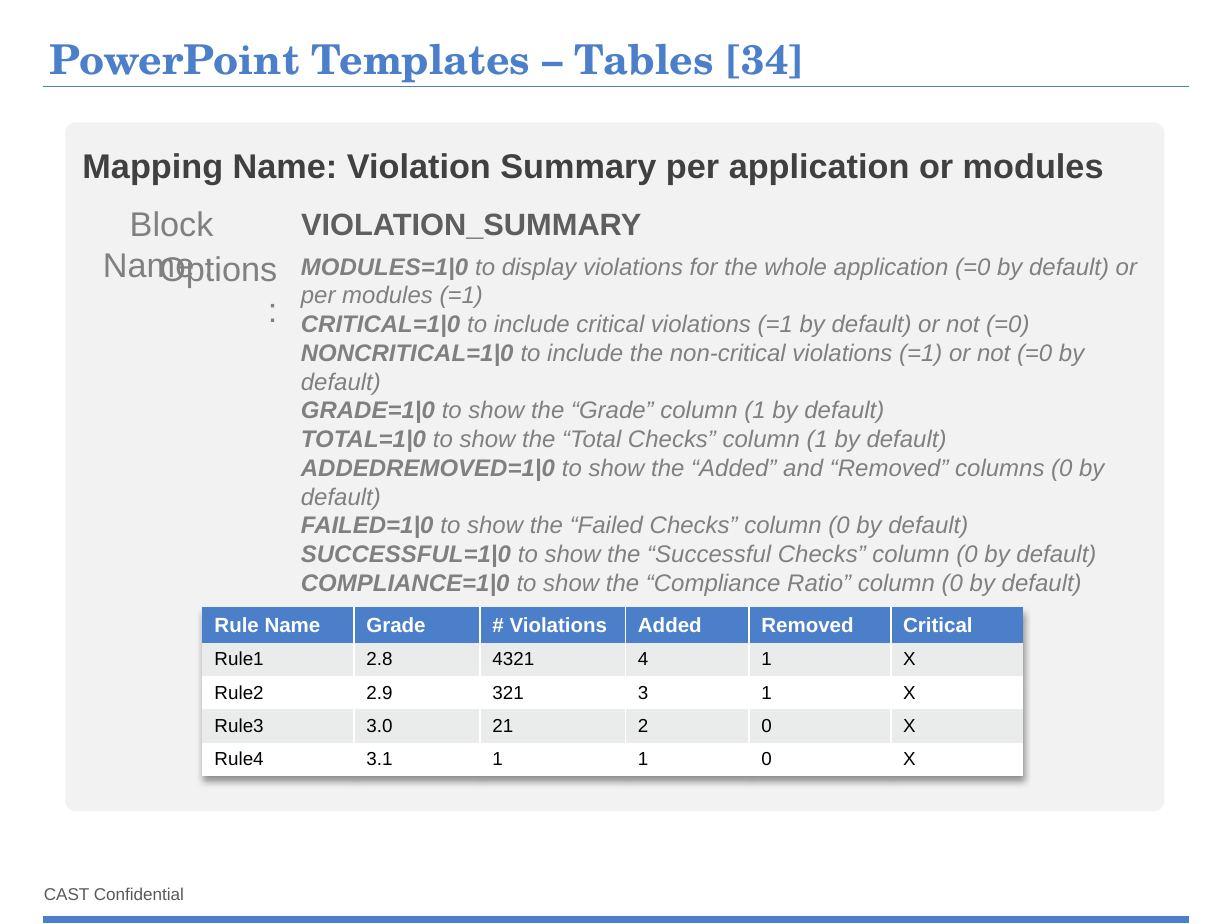
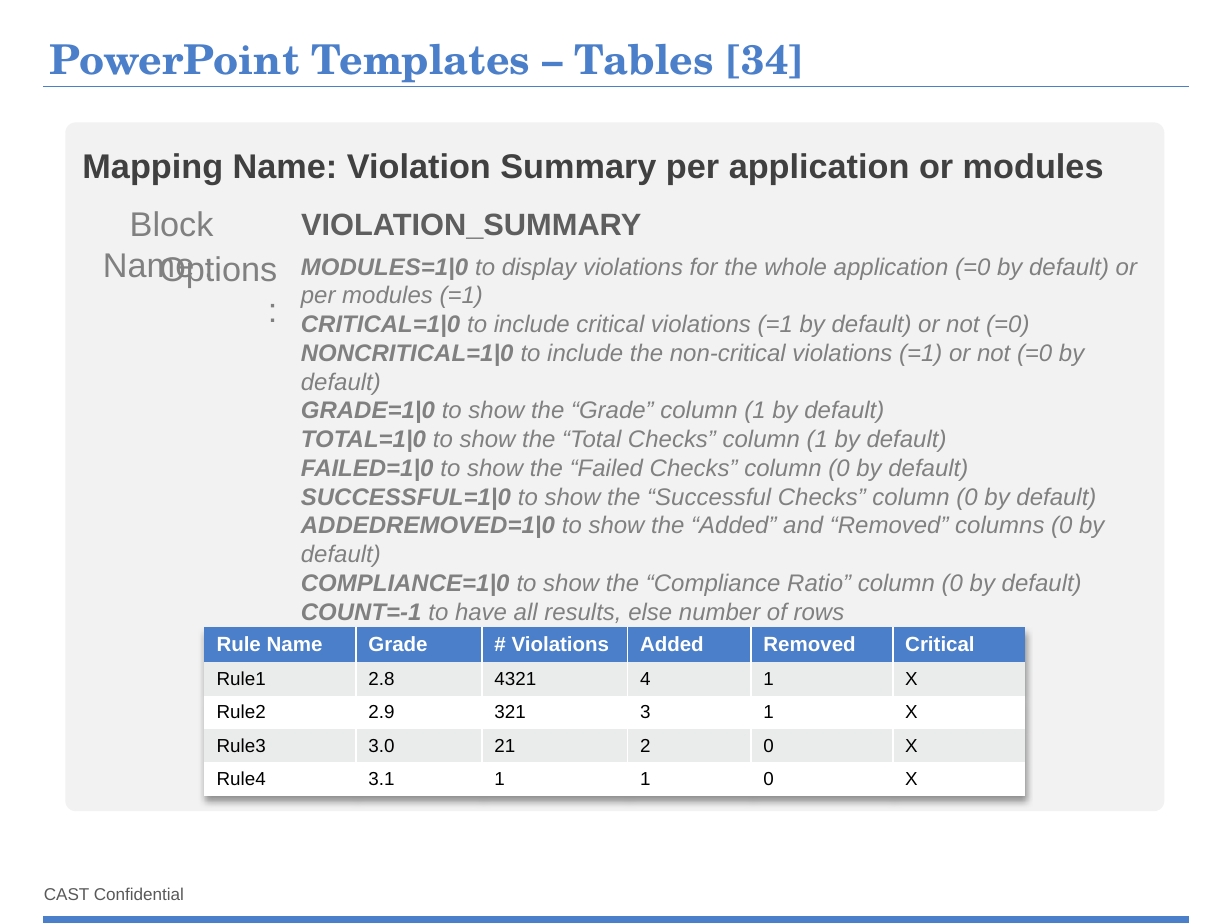
Before and after one commit to CAST-projects/ReportGenerator, a slide deck: slide 62 of CastReporting.Reporting/TemplatesFiles/1- Powerpoint-components-library.pptx. Drawn at 1232x924 pixels with LibreOffice and Linux fonts; fonts in the diff are those of the drawing; background and template pictures are left out. Boxes give left, top, right and bottom in pixels: in the first picture for what was removed or moved away, otherwise in the second. Text is boxed around its words. In the diff, an @@ line names an element or a change of style, - is before the commit and + after.

Commit message:
REPORTGEN-82 : New "Violation Summary" Table as generic component

```diff
--- a/CastReporting.Reporting/TemplatesFiles/1- Powerpoint-components-library.pptx
+++ b/CastReporting.Reporting/TemplatesFiles/1- Powerpoint-components-library.pptx
@@ text at [301,458,1104,510]: paragraph removed @@
-ADDEDREMOVED=1|0 to show the “Added” and “Removed” columns (0 by default)
@@ text at [301,515,1104,567]: paragraph added @@
+ADDEDREMOVED=1|0 to show the “Added” and “Removed” columns (0 by default)
@@ table: place and size @@
-table at [202,607,1023,784]
+table at [205,627,1025,803]
@@ text at [301,602,845,623]: paragraph added @@
+COUNT=-1 to have all results, else number of rows
```
Also in this commit, not shown: 11 other files.
